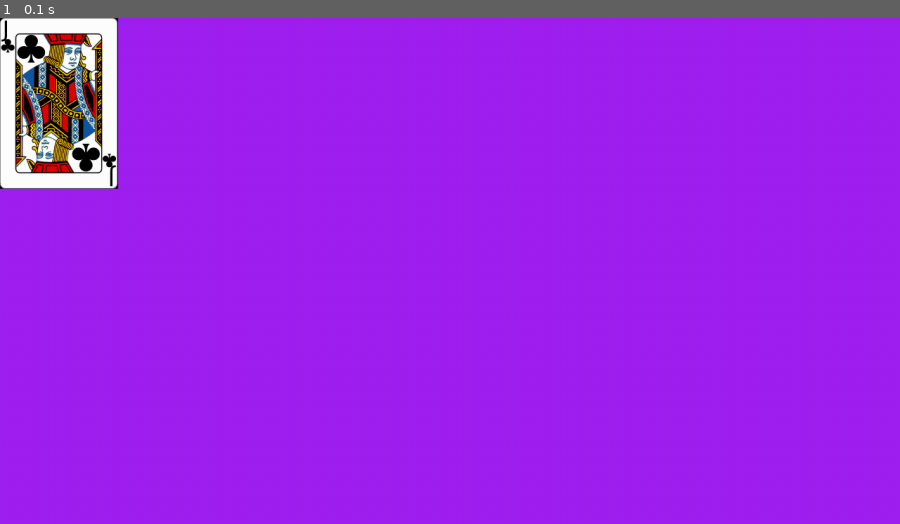
Above: before the commit, frame 1.
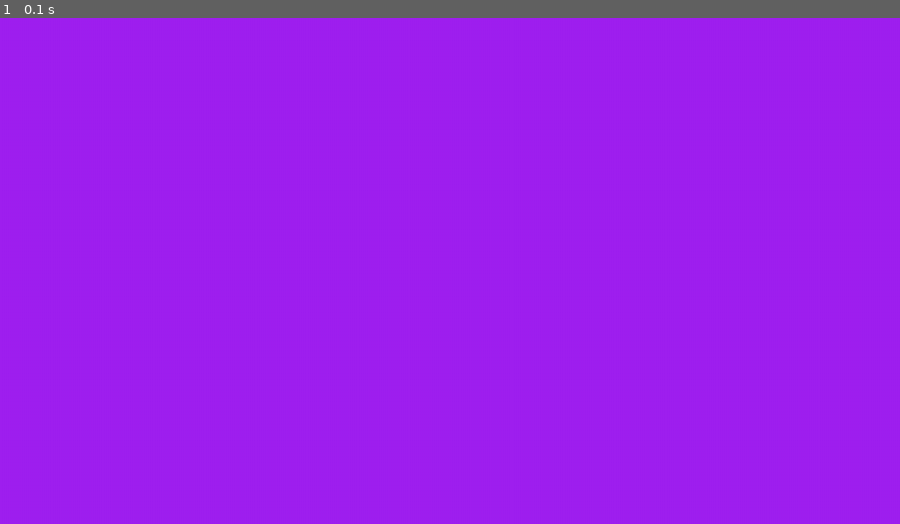
Above: after the commit, the same moment.

Repository: ekoret/blackjack-py
Game: pygame game, started from blackjack.py
Same seed, same stepped clock (60 frames per second), same inputs: the game is played once before the commit and once after it.
Inputs:
- Up to frame 1 (0.1 s): no input

The runs differ from the first frame. In frame 1, 4.5% of the frame differs, in the area x 0-14%, y 0-34%.

Commit message:
add deck and players

Diff:
--- a/blackjack.py
+++ b/blackjack.py
@@ -1,8 +1,10 @@
 # Blackjack game file
 import pygame
+from icecream import ic
 
 from settings import Settings
-from card import Card
+from deck import Deck
+from player import Player, Dealer
 
 
 class Blackjack:
@@ -16,6 +18,11 @@
         self.clock = pygame.time.Clock()
         self.running = True
 
+        self.player = Player(self)
+        self.dealer = Dealer(self)
+        self.deck = Deck()
+        self.dealer.deal_game()
+
     def run_game(self):
         while self.running:
             self._check_events()
@@ -23,17 +30,14 @@
             self._draw_bg()
 
             # Render game here
-            self._test_card()
+            self._test_deck()
 
             self._update_screen()
 
         self._quit()
 
-    def _test_card(self):
-        card = Card("jack", "clubS")
-        group = pygame.sprite.Group()
-        group.add(card)
-        group.draw(self.screen)
+    def _test_deck(self):
+        ic({"player": self.player.cards, "dealer": self.dealer.cards})
 
     def _check_events(self):
         for event in pygame.event.get():
--- a/card.py
+++ b/card.py
@@ -16,6 +16,10 @@
 
         self.value = value
         self.suit = suit.lower()
+        self.is_showing = True
 
         self.image = pygame.image.load(f"images/cards/{value}_of_{suit}.bmp")
         self.rect = self.image.get_rect()
+
+    def hide_card(self):
+        self.is_showing = False
--- /dev/null
+++ b/deck.py
@@ -0,0 +1,28 @@
+import random
+
+from icecream import ic
+
+from card import Card
+
+
+class Deck:
+    def __init__(self):
+        self.suits = ("spades", "clubs", "diamonds", "hearts")
+        self.values = (2, 3, 4, 5, 6, 7, 8, 9, 10, "jack", "queen", "king", "ace")
+
+        self.init_cards()
+
+    def init_cards(self):
+        cards = []
+        for suit in self.suits:
+            for value in self.values:
+                cards.append(Card(value, suit))
+        self._shuffle(cards)
+        self.cards = cards
+
+    def _shuffle(self, cards):
+        random.shuffle(cards)
+
+    def get_top_card(self):
+        card = self.cards.pop()
+        return card
--- /dev/null
+++ b/player.py
@@ -0,0 +1,25 @@
+import pygame
+
+
+class Player:
+    def __init__(self, game):
+        self.game = game
+        self.name = "John Doe"
+        self.cards = pygame.sprite.Group()
+
+    def add_card(self, card):
+        self.cards.add(card)
+
+
+class Dealer(Player):
+    def __init__(self, game):
+        super().__init__(game)
+        self.name = "Dealer"
+
+    def deal_game(self):
+        players = [self.game.player, self.game.dealer]
+
+        for _ in range(2):
+            for player in players:
+                card = self.game.deck.get_top_card()
+                player.add_card(card)
--- a/settings.py
+++ b/settings.py
@@ -7,3 +7,5 @@
         self.screen_height = 720
 
         self.framerate = 60
+
+        self.amount_to_deal = 2
